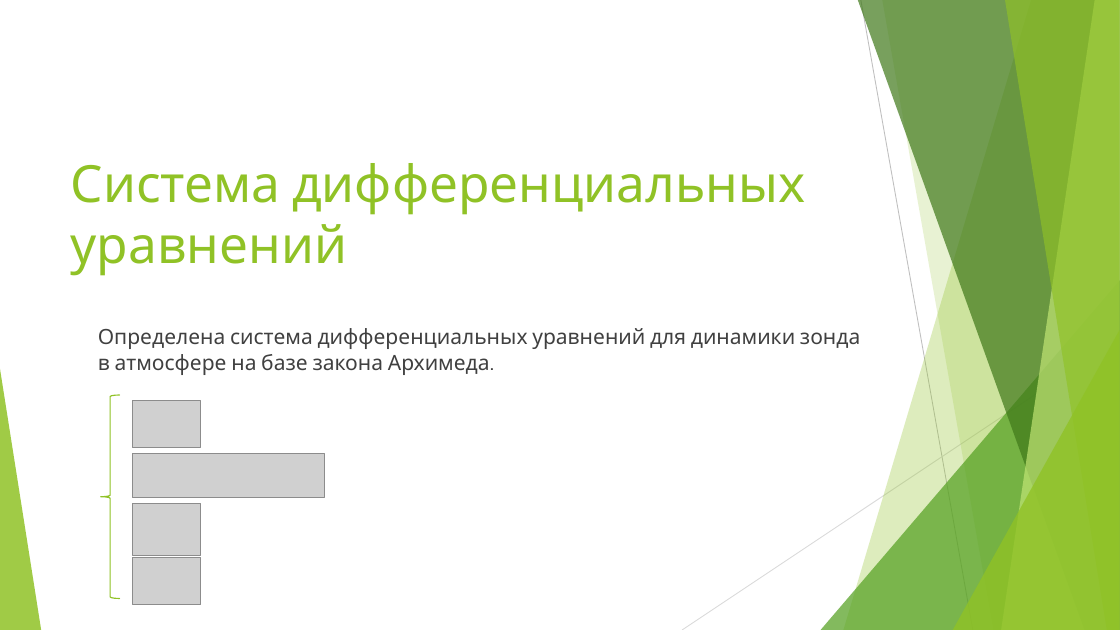
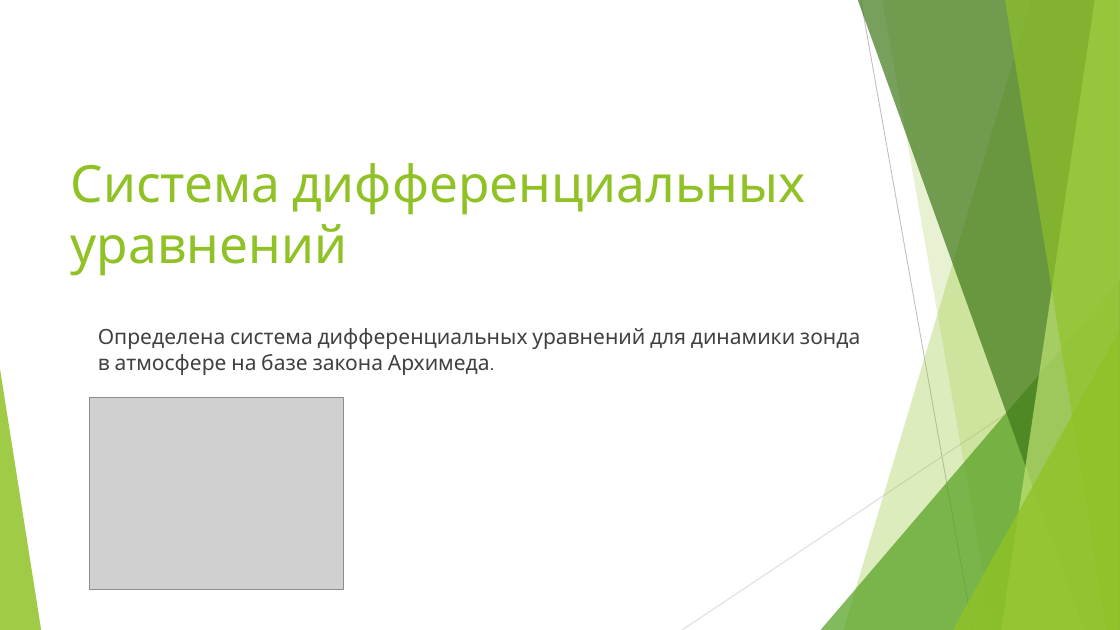
Before and after one commit to xkotoff/math_modeling_projects, a slide deck: slide 4 of Цзяоцзы над США.pptx. Drawn at 1120x630 pixels with LibreOffice and Linux fonts; fonts in the diff are those of the drawing; grey boxes stand for pictures. Boxes give left, top, right and bottom in pixels: in the first picture for what was removed or moved away, otherwise in the second. Text is boxed around its words. In the diff, an @@ line names an element or a change of style, - is before the commit and + after.

```diff
--- a/Цзяоцзы над США.pptx
+++ b/Цзяоцзы над США.pptx
@@ picture added at (x1=89, y1=397, x2=343, y2=590) @@
@@ left brace removed at (x1=101, y1=395, x2=119, y2=598) @@
@@ picture removed at (x1=132, y1=401, x2=201, y2=447) @@
@@ picture removed at (x1=132, y1=454, x2=323, y2=497) @@
@@ picture removed at (x1=132, y1=503, x2=201, y2=555) @@
@@ picture removed at (x1=132, y1=557, x2=201, y2=605) @@
```
Also in this commit, not shown: 1 slide added, 1 slide removed.
